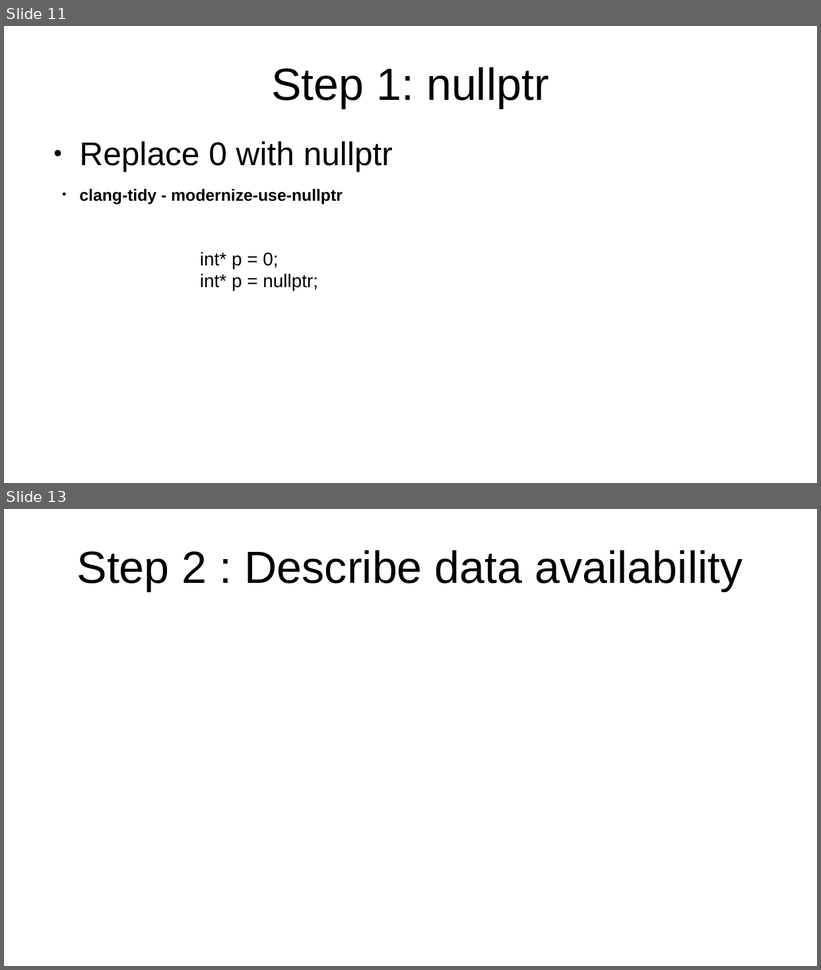
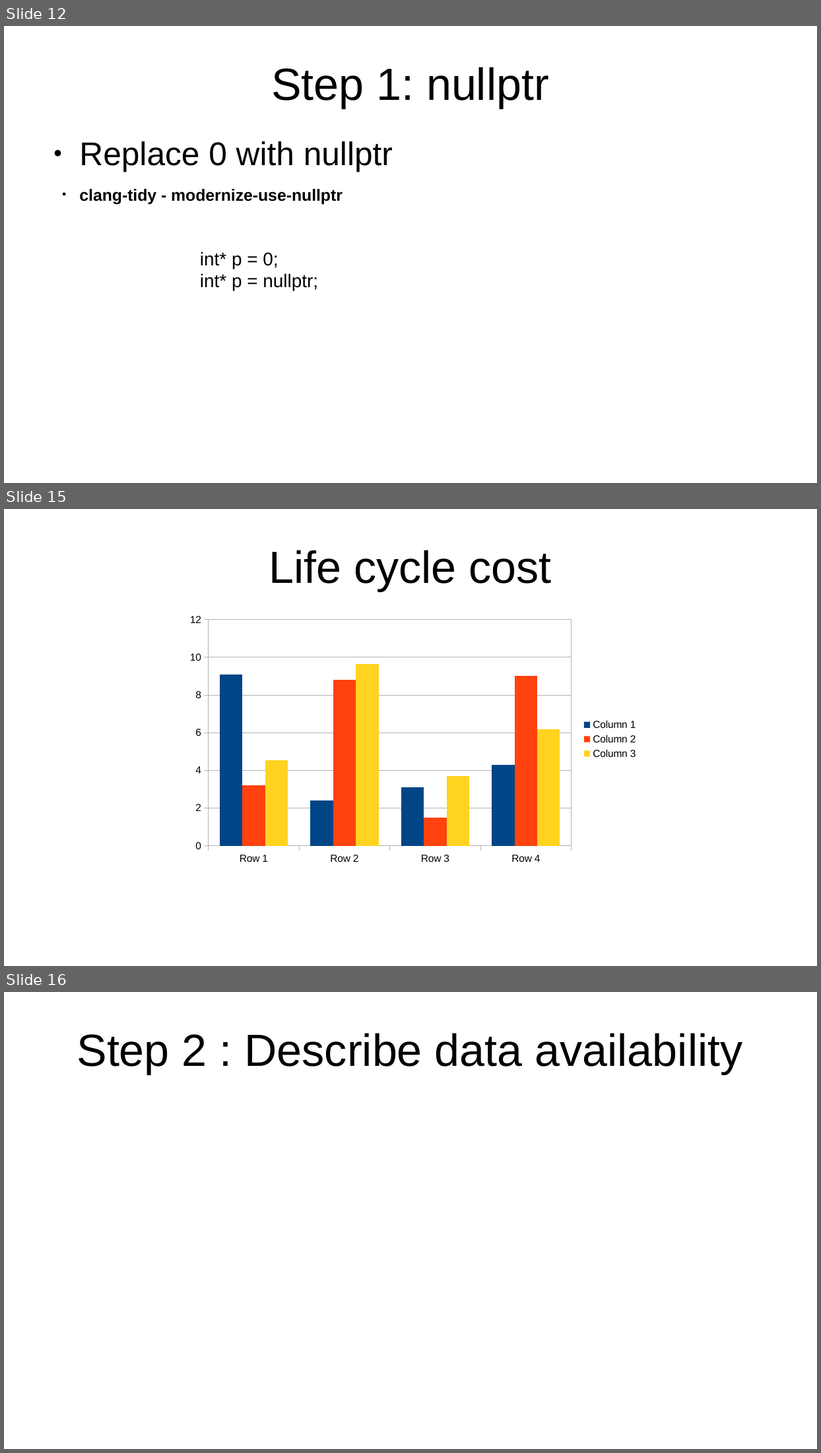
Before and after one commit to marcpawl/nullptr, a slide deck: slideshow.odp. Shown one above the other, each under a label of ours: slides 11 and 13 before the commit, slides 12, 15 and 16 after it; the slides between them are not shown. The pictures are 821x970 and 821x1453 pixels, drawn with LibreOffice and Linux fonts; fonts in the diff are those of the drawing. Boxes give left, top, right and bottom in pixels: in the first picture for what was removed or moved away, otherwise in the second. Text is boxed around its words. In the diff, an @@ line names an element or a change of style, - is before the commit and + after.

```diff
--- a/slideshow.odp
+++ b/slideshow.odp
@@ slide 15 added at <box>4,509,817,966</box>, background #FFFFFF @@
@@ title added at <box>269,550,552,591</box>, 44 pt, text #000000 @@
+Life cycle cost
@@ column chart added at <box>181,609,646,870</box> @@
+categories: Row 1, Row 2, Row 3, Row 4
+Column 1: 9.1, 2.4, 3.1, 4.3
+Column 2: 3.2, 8.8, 1.5, 9
+Column 3: 4.5, 9.7, 3.7, 6.2
@@ what was slide 11 is now slide 12 @@
@@ what was slide 13 is now slide 16 @@
```
Also in this commit, not shown: 20 slides changed, 6 other slides added, 1 other file.
